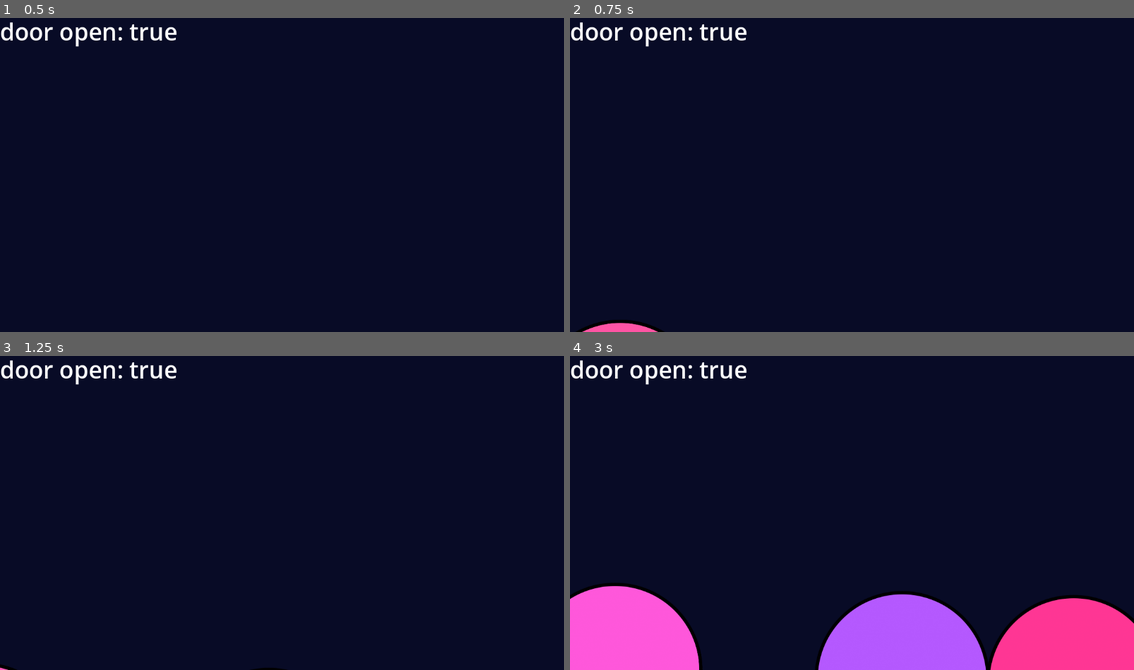
Above: before the commit, frames 1-4 (two rows, left to right).
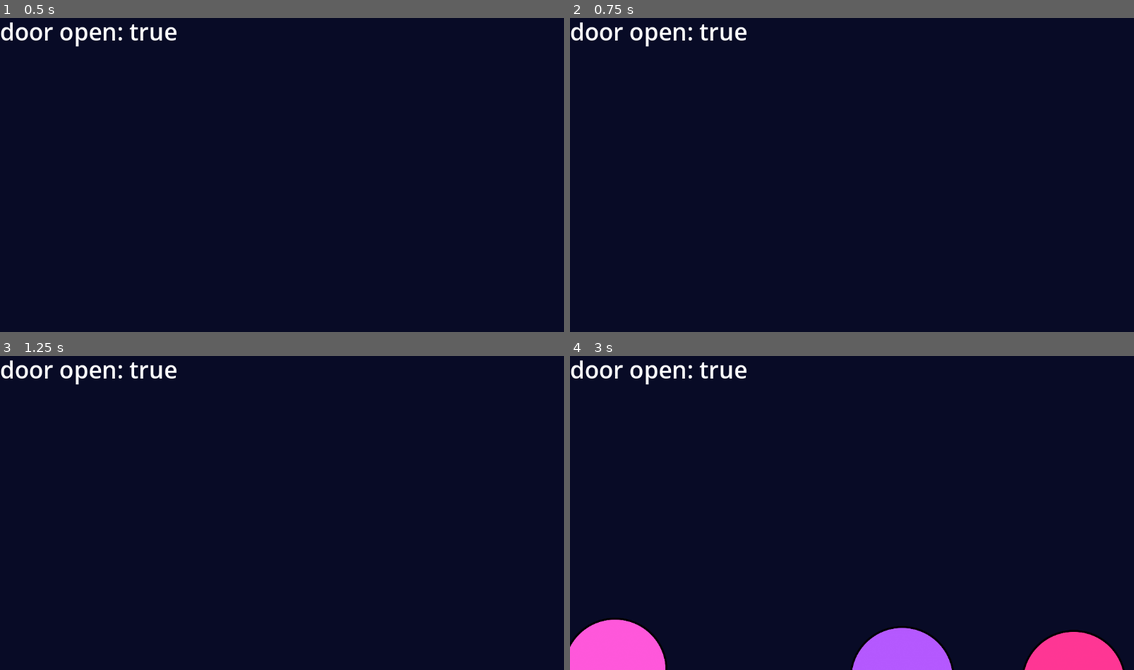
Above: after the commit, the same moments.

Repository: AlikaU/openthedoor
Game: Godot game, scene res://Main.tscn
Same seed, same stepped clock (60 frames per second), same inputs: the game is played once before the commit and once after it.
Inputs:
- Up to frame 1 (0.5 s): no input
- Up to frame 2 (0.75 s): tap Enter (ui_accept) at 0.5 s
- Up to frame 3 (1.25 s): tap Enter (ui_accept) at 0.77 s
- Up to frame 4 (3 s): tap Enter (ui_accept) at 1.25, 1.52 s

Frame 1 is identical in both runs. In frame 2, 0.4% of the frame differs, in the area x 1-17%, y 96-100%; in frame 3, less than 0.1%; in frame 4, 11%, in the area x 0-100%, y 72-100%.

Commit message:
add lilypad port

Diff:
--- a/godot-game/bubble.tscn
+++ b/godot-game/bubble.tscn
@@ -7,5 +7,5 @@
 script = ExtResource("1_y2db8")
 
 [node name="Sprite2D" type="Sprite2D" parent="." unique_id=1479167390]
-scale = Vector2(0.5, 0.5)
+scale = Vector2(0.3, 0.3)
 texture = ExtResource("1_n2mqj")
Not shown, changed: listen_to_door.py
